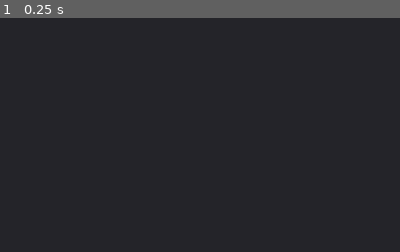
Above: before the commit, frame 1.
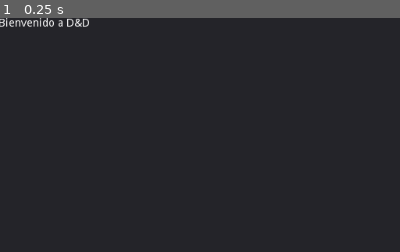
Above: after the commit, the same moment.

Repository: automaton641/D-D
Game: Godot game, scene res://Esena_principal.tscn
Same seed, same stepped clock (60 frames per second), same inputs: the game is played once before the commit and once after it.
Inputs:
- Up to frame 1 (0.25 s): no input
The pictures show only the part of the screen within x 0-50%, y 0-50%; the shares and areas given below are measured in that part.

The runs differ from the first frame. In frame 1, 0.4% of the frame differs, in the area x 0-23%, y 0-4%.

Commit message:
Vinculacion del buffer de salida

Diff:
--- /dev/null
+++ b/godot/D_D.gd
@@ -0,0 +1,19 @@
+extends Node
+
+
+var buffer_salida : RichTextLabel
+
+
+func main():
+	buffer_salida.add_text("Bienvenido a D&D")
+
+# Called when the node enters the scene tree for the first time.
+func _ready():
+	print("Hola D&D")
+
+	pass # Replace with function body.
+
+
+# Called every frame. 'delta' is the elapsed time since the previous frame.
+#func _process(delta):
+#	pass
--- a/godot/Esena_principal.tscn
+++ b/godot/Esena_principal.tscn
@@ -1,6 +1,9 @@
-[gd_scene format=2]
+[gd_scene load_steps=2 format=2]
+
+[ext_resource path="res://Node.gd" type="Script" id=1]
 
 [node name="Node" type="Node"]
+script = ExtResource( 1 )
 
 [node name="VBoxContainer" type="VBoxContainer" parent="."]
 anchor_right = 1.0
@@ -18,11 +21,12 @@
 size_flags_vertical = 3
 
 [node name="RichTextLabel" type="RichTextLabel" parent="VBoxContainer/Panel"]
-margin_top = 288.0
-margin_right = 1024.0
-margin_bottom = 572.0
+anchor_right = 1.0
+anchor_bottom = 1.0
 size_flags_horizontal = 3
-size_flags_vertical = 3
+__meta__ = {
+"_edit_use_anchors_": false
+}
 
 [node name="HBoxContainer" type="HBoxContainer" parent="VBoxContainer"]
 margin_top = 576.0
--- /dev/null
+++ b/godot/Node.gd
@@ -0,0 +1,5 @@
+extends Node
+
+func _ready():
+	D_D.buffer_salida = $VBoxContainer/Panel/RichTextLabel
+	D_D.main()
--- a/godot/project.godot
+++ b/godot/project.godot
@@ -19,6 +19,10 @@
 run/main_scene="res://Esena_principal.tscn"
 config/icon="res://icon.png"
 
+[autoload]
+
+D_D="*res://D_D.gd"
+
 [rendering]
 
 environment/default_environment="res://default_env.tres"
